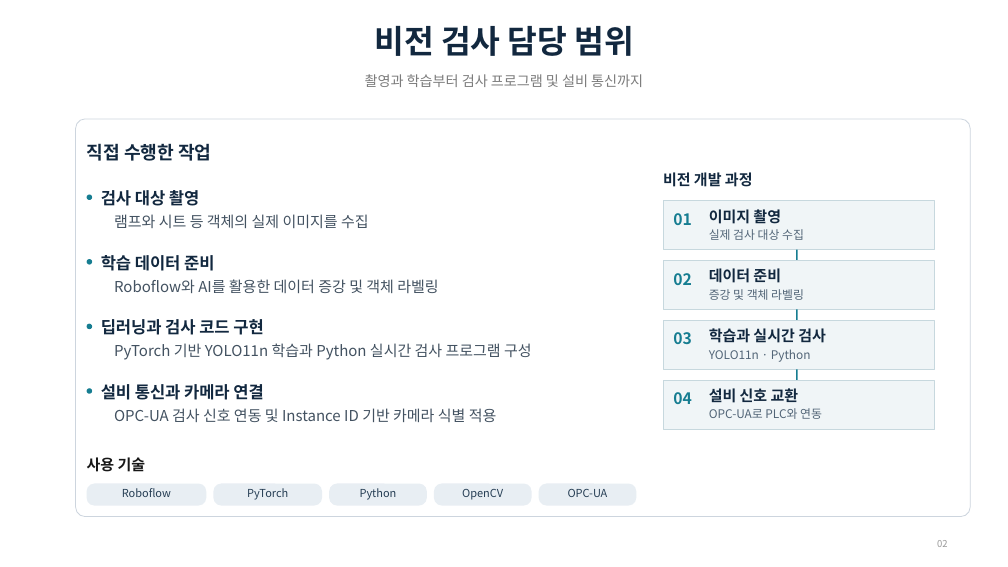
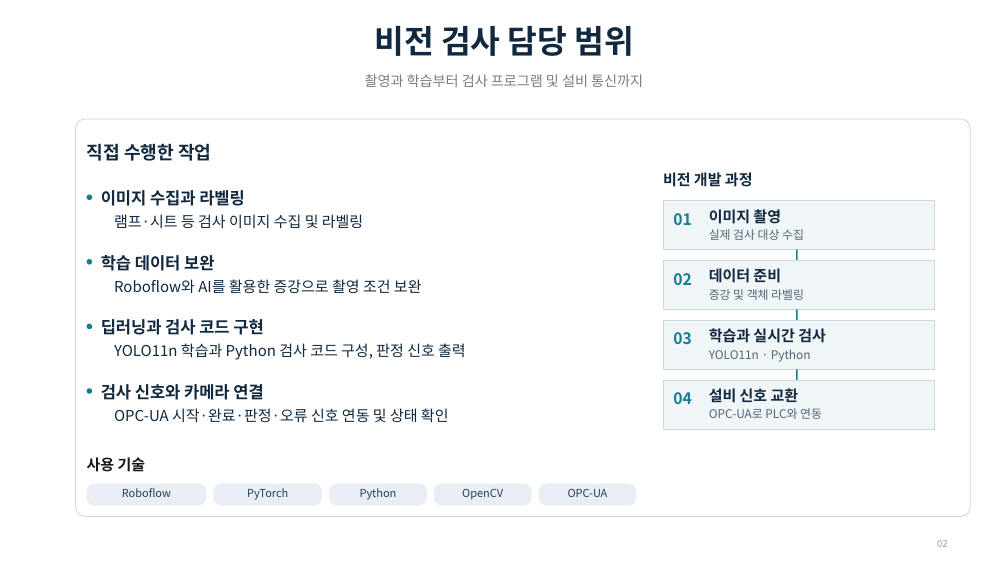
Before and after one commit to ghjyuwe1-sudo/project, a slide deck: slide 2 of portfolio/portfolio.pptx. Drawn at 1008x567 pixels with LibreOffice and Linux fonts; fonts in the diff are those of the drawing. Boxes give left, top, right and bottom in pixels: in the first picture for what was removed or moved away, otherwise in the second. Text is boxed around its words. In the diff, an @@ line names an element or a change of style, - is before the commit and + after.

```diff
--- a/portfolio/portfolio.pptx
+++ b/portfolio/portfolio.pptx
@@ text at [101, 190, 245, 206]: text changed @@
-검사 대상 촬영
+이미지 수집과 라벨링
@@ text at [114, 214, 363, 229]: text changed; text colour #435261 to #12283F @@
-램프와 시트 등 객체의 실제 이미지를 수집
+램프·시트 등 검사 이미지 수집 및 라벨링
@@ text at [101, 255, 214, 271]: text changed @@
-학습 데이터 준비
+학습 데이터 보완
@@ text at [114, 279, 422, 293]: text changed; text colour #435261 to #12283F @@
-Roboflow와 AI를 활용한 데이터 증강 및 객체 라벨링
+Roboflow와 AI를 활용한 증강으로 촬영 조건 보완
@@ text at [114, 343, 466, 360]: text changed; text colour #435261 to #12283F @@
-PyTorch 기반 YOLO11n 학습과 Python 실시간 검사 프로그램 구성
+YOLO11n 학습과 Python 검사 코드 구성, 판정 신호 출력
@@ text at [101, 384, 263, 400]: text changed @@
-설비 통신과 카메라 연결
+검사 신호와 카메라 연결
@@ text at [114, 408, 449, 422]: text changed; text colour #435261 to #12283F @@
-OPC-UA 검사 신호 연동 및 Instance ID 기반 카메라 식별 적용
+OPC-UA 시작·완료·판정·오류 신호 연동 및 상태 확인
```
Also in this commit, not shown: 6 other slides changed.
